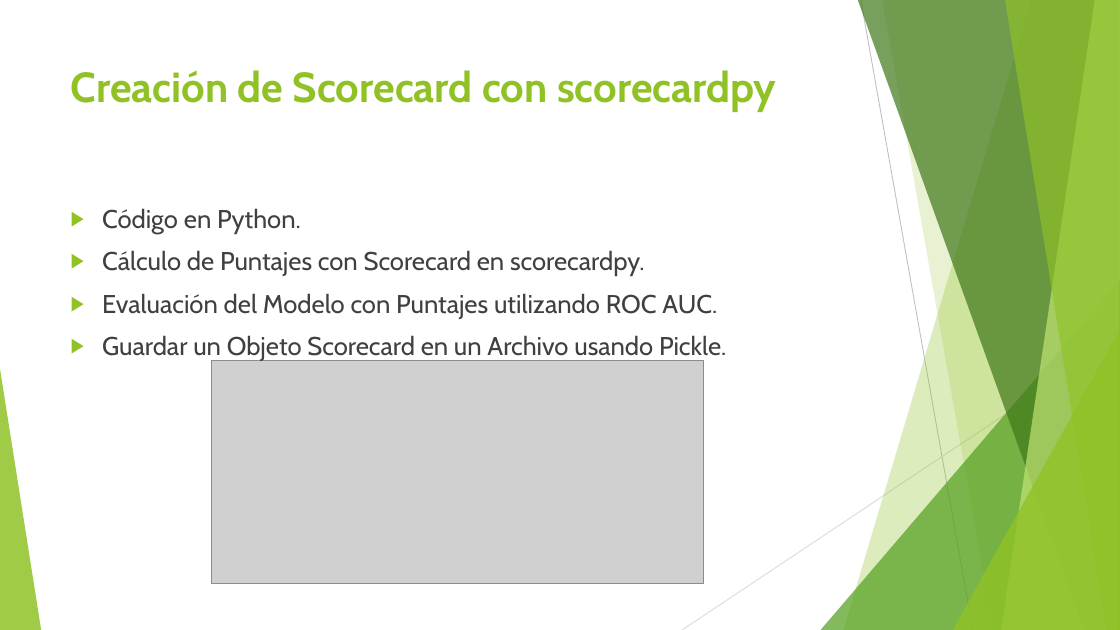
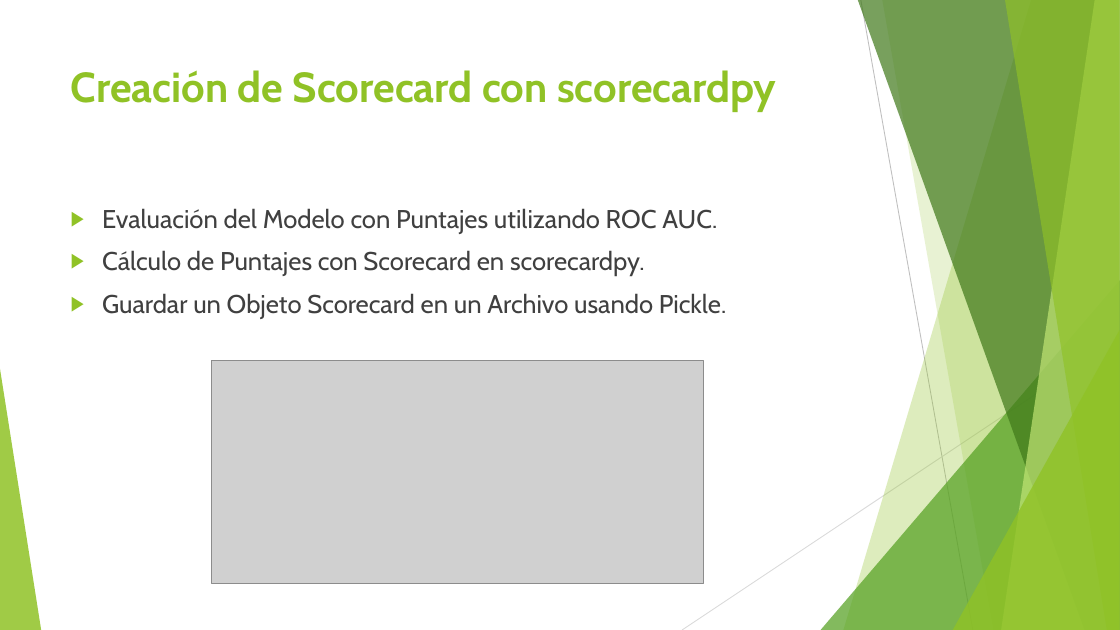
Before and after one commit to OscarSantosMu/azure-ml-projects, a slide deck: slide 9 of projects/RiskAnalyzers_project/presentation/riskanalyzers_presentacion.pptx. Drawn at 1120x630 pixels with LibreOffice and Linux fonts; fonts in the diff are those of the drawing; grey boxes stand for pictures. Boxes give left, top, right and bottom in pixels: in the first picture for what was removed or moved away, otherwise in the second. Text is boxed around its words. In the diff, an @@ line names an element or a change of style, - is before the commit and + after.

Commit message:
actulizacion de guia positiva

```diff
--- a/projects/RiskAnalyzers_project/presentation/riskanalyzers_presentacion.pptx
+++ b/projects/RiskAnalyzers_project/presentation/riskanalyzers_presentacion.pptx
@@ text at box(102, 208, 717, 234): text changed @@
-▶ Código en Python.
+▶ Evaluación del Modelo con Puntajes utilizando ROC AUC.
@@ text at box(102, 293, 717, 319): paragraph removed @@
-▶ Evaluación del Modelo con Puntajes utilizando ROC AUC.
```
